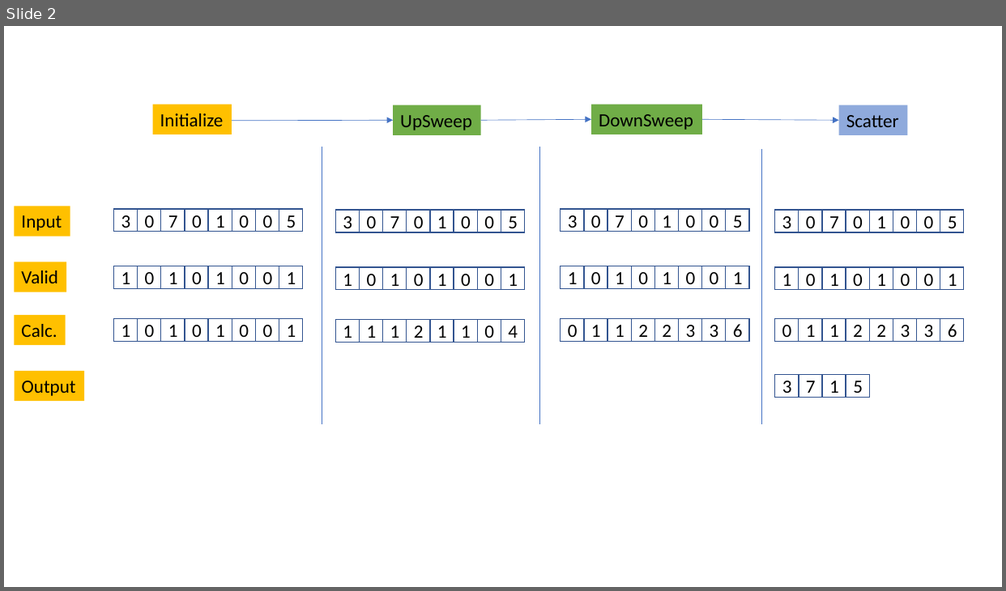
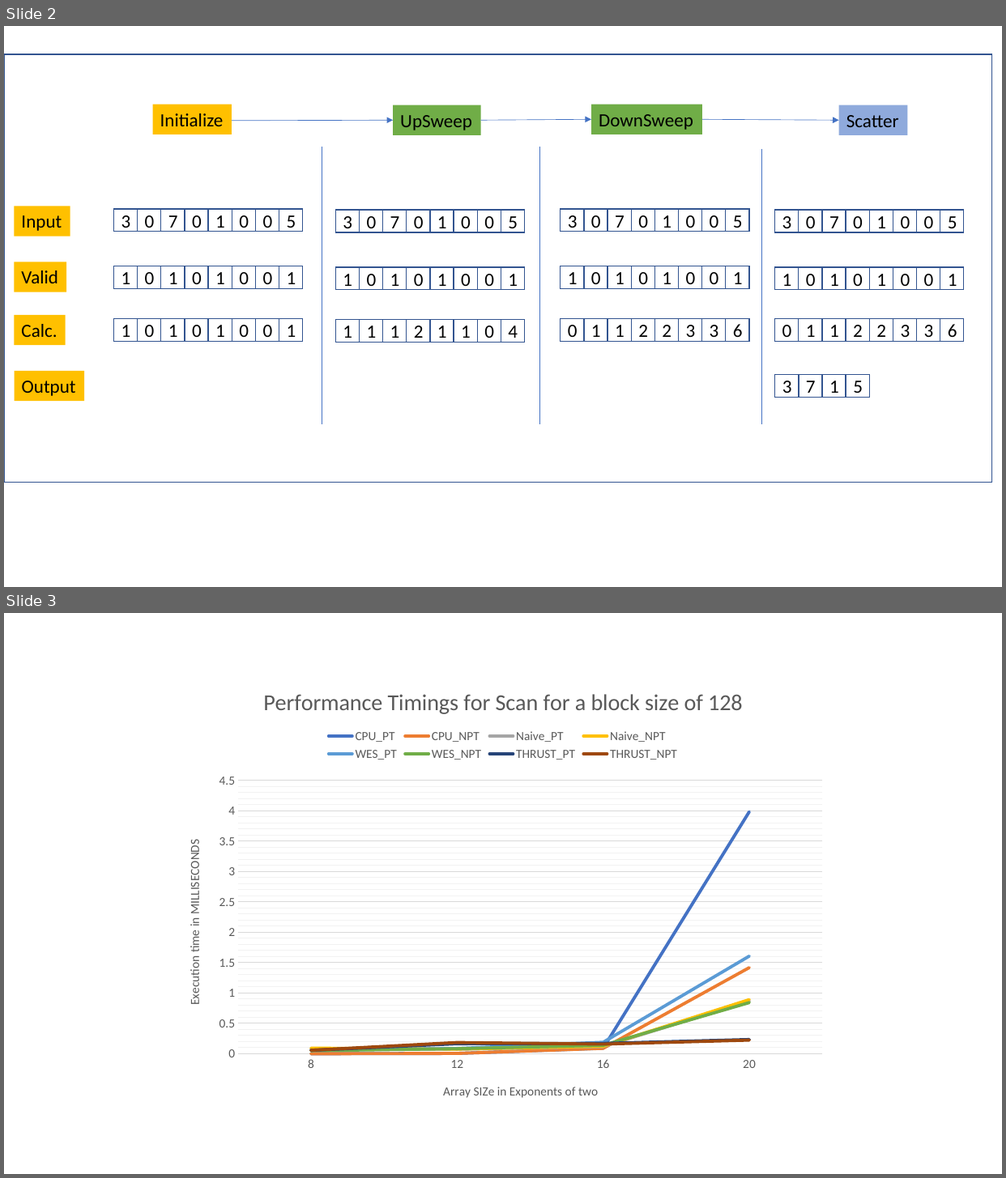
Before and after one commit to ananthaks/Project2-Stream-Compaction, a slide deck: img/New Microsoft PowerPoint Presentation.pptx. Shown one above the other, each under a label of ours: slide 2 before the commit, slides 2 and 3 after it. The pictures are 1006x591 and 1006x1178 pixels, drawn with LibreOffice and Linux fonts; fonts in the diff are those of the drawing. Boxes give left, top, right and bottom in pixels: in the first picture for what was removed or moved away, otherwise in the second. Text is boxed around its words. In the diff, an @@ line names an element or a change of style, - is before the commit and + after.

```diff
--- a/img/New Microsoft PowerPoint Presentation.pptx
+++ b/img/New Microsoft PowerPoint Presentation.pptx
@@ slide 3 added at [4, 613, 1002, 1174], background #FFFFFF @@
@@ line chart added at [170, 672, 836, 1116] @@
+title "Performance Timings for Scan for a block size of 128 "
+categories: 8, 12, 16, 20
+CPU_PT: 0, 0, 0.1, 4
+CPU_NPT: 0, 0, 0.1, 1.4
+Naive_PT: 0.1, 0.1, 0.1, 0.9
+Naive_NPT: 0.1, 0.1, 0.1, 0.9
+WES_PT: 0.1, 0.1, 0.2, 1.6
+WES_NPT: 0.1, 0.1, 0.1, 0.8
+THRUST_PT: 0.1, 0.2, 0.2, 0.2
+THRUST_NPT: 0.1, 0.2, 0.2, 0.2
@@ slide 2 changed as well @@
@@ rectangle added at [4, 54, 992, 483], fill #FFFFFF, outline #325491 1 pt @@
```
Also in this commit, not shown: 3 other slides added, 24 other files.
